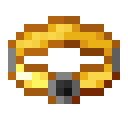
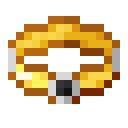
Before/after of a 128×128 layered artwork. What changed in the layer stack:
painted on "Layer 4" over 8, 48, 120, 104
